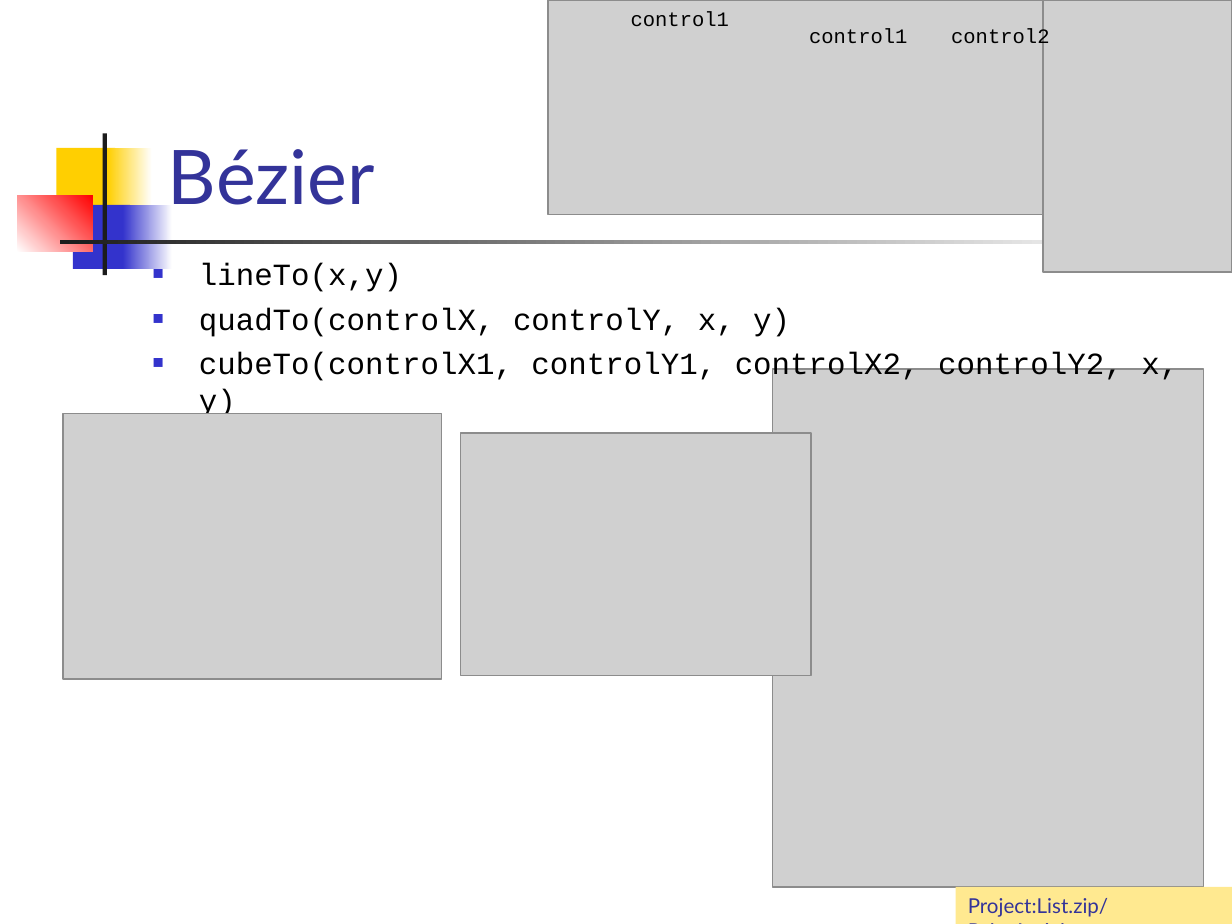
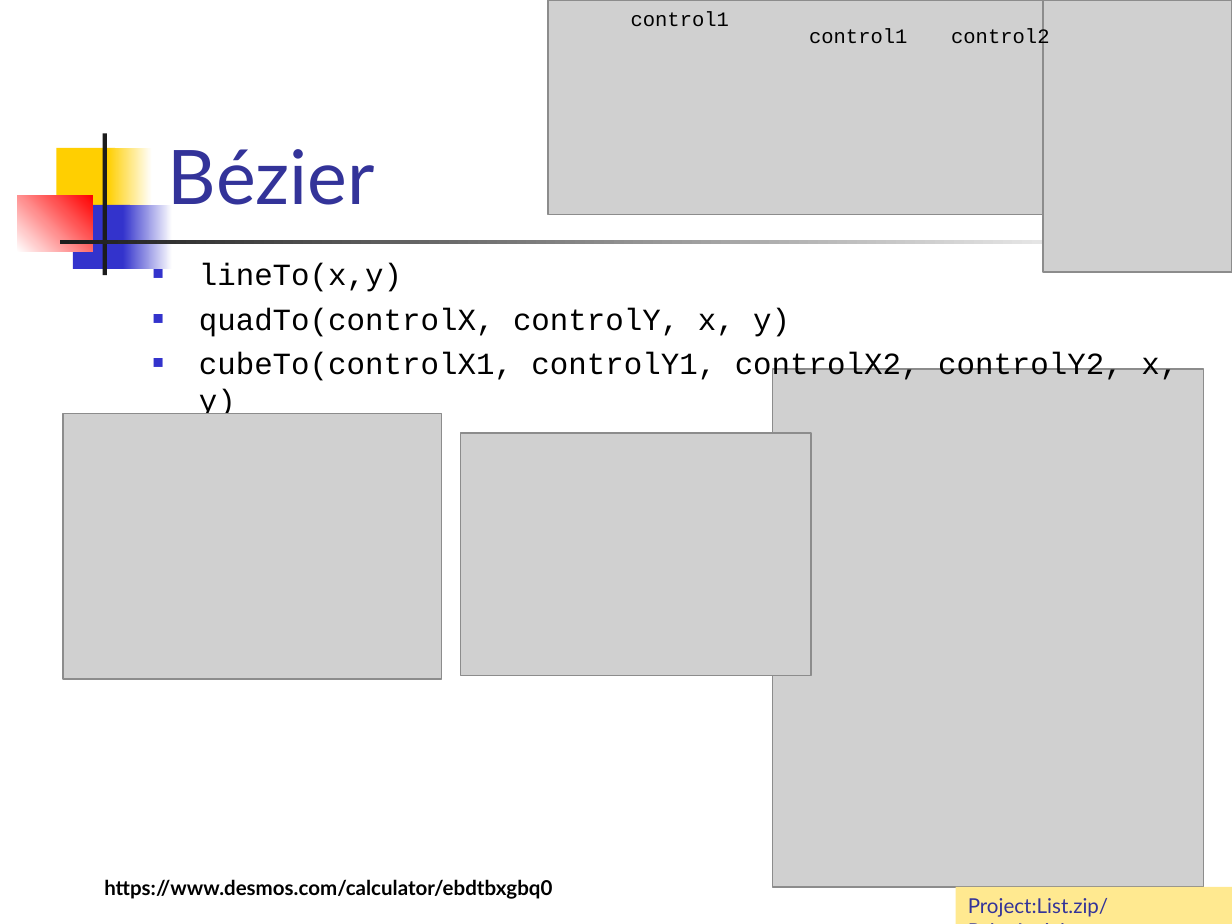
Before and after one commit to vmandro/Prednasky, a slide deck: slide 28 of 04/04_Android.ppt (slide 26 before the commit). Drawn at 1232x924 pixels with LibreOffice and Linux fonts; fonts in the diff are those of the drawing; grey boxes stand for pictures. Boxes give left, top, right and bottom in pixels: in the first picture for what was removed or moved away, otherwise in the second. Text is boxed around its words. In the diff, an @@ line names an element or a change of style, - is before the commit and + after.

```diff
--- a/04/04_Android.ppt
+++ b/04/04_Android.ppt
@@ text added at (104, 879, 552, 899), 12 pt, text #000000, bold @@
+https://www.desmos.com/calculator/ebdtbxgbq0
```
Also in this commit, not shown: 19 other slides changed, 8 slides added, 3 other files.
